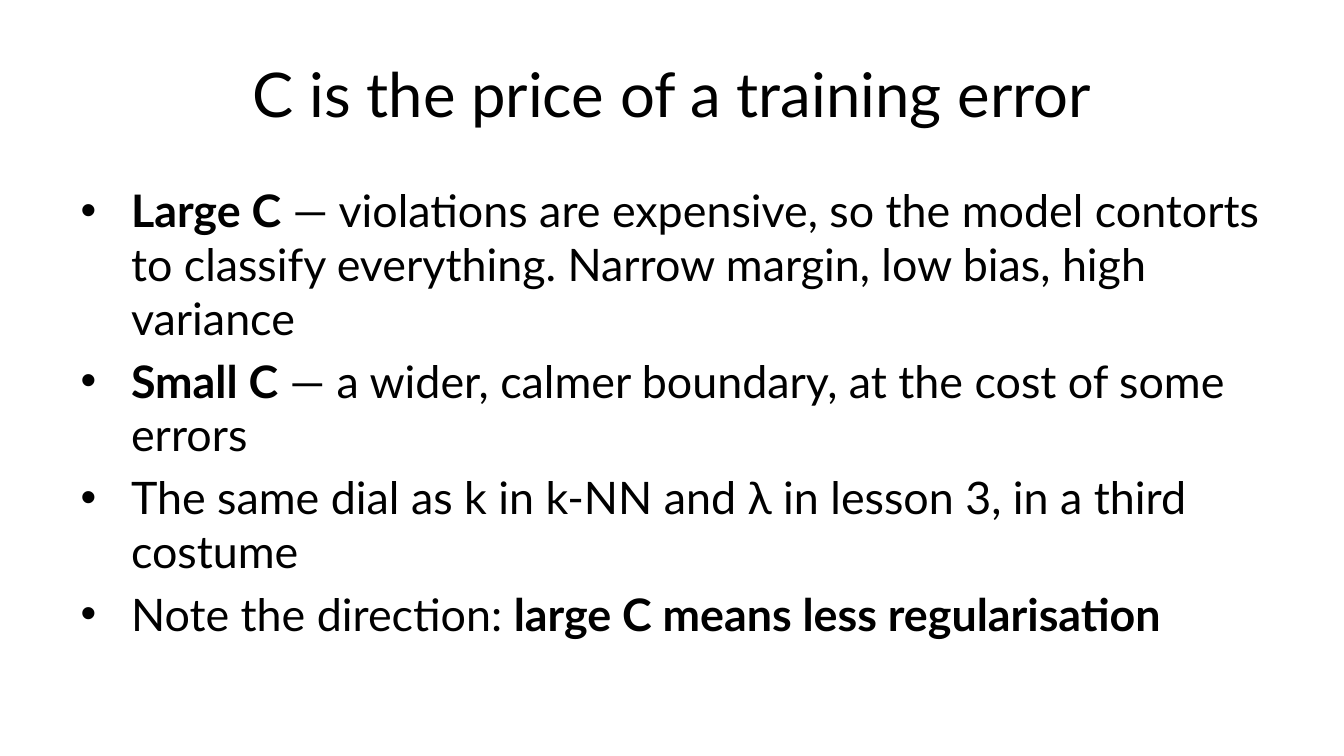
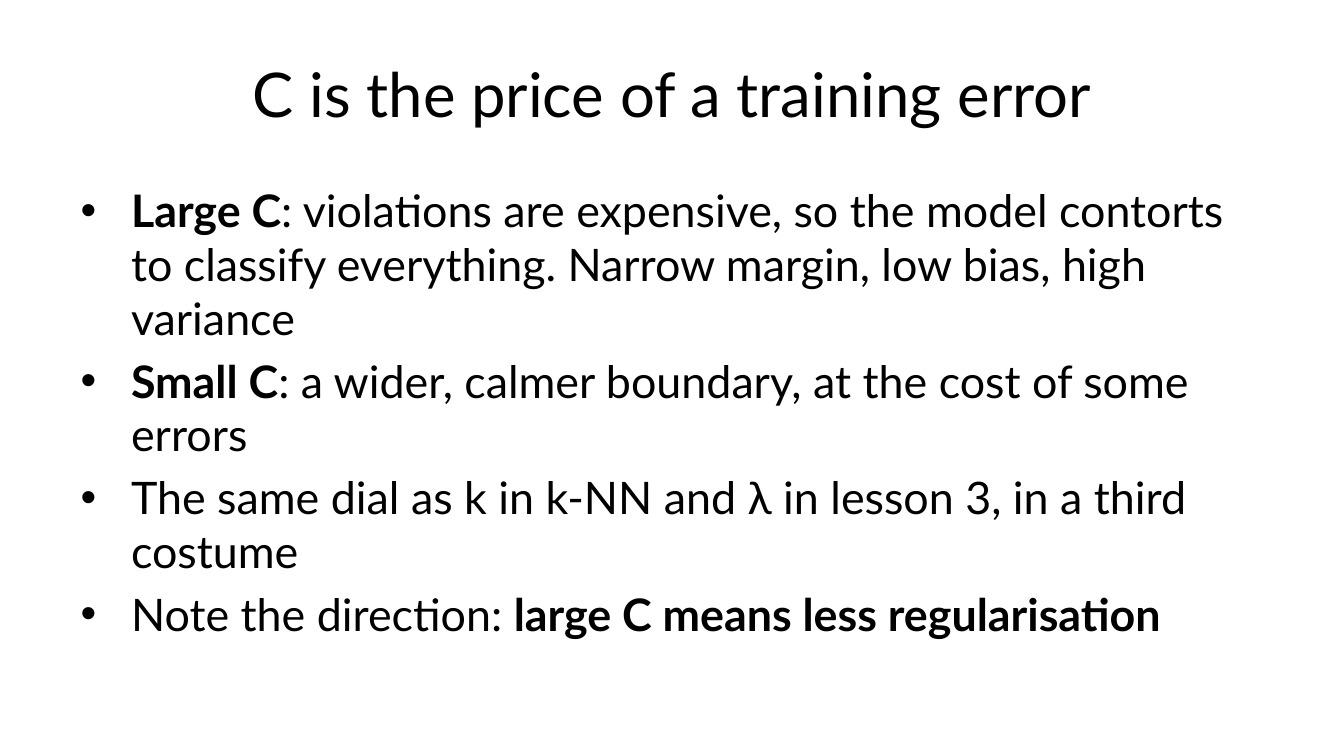
Before and after one commit to fabioantonini/technologies-for-artificial-intelligence, a slide deck: slide 39 of Lessons/06_knn_naive_bayes_svm/Slides/knn_naive_bayes_svm_slides.pptx. Drawn at 1344x756 pixels with LibreOffice and Linux fonts; fonts in the diff are those of the drawing; background and template pictures are left out. Boxes give left, top, right and bottom in pixels: in the first picture for what was removed or moved away, otherwise in the second. Text is boxed around its words. In the diff, an @@ line names an element or a change of style, - is before the commit and + after.

```diff
--- a/Lessons/06_knn_naive_bayes_svm/Slides/knn_naive_bayes_svm_slides.pptx
+++ b/Lessons/06_knn_naive_bayes_svm/Slides/knn_naive_bayes_svm_slides.pptx
@@ text at [131, 194, 1223, 452]: text changed @@
-• Large C — violations are expensive, so the model contorts to classify everything. Narrow margin, low bias, high variance
-• Small C — a wider, calmer boundary, at the cost of some errors
+• Large C: violations are expensive, so the model contorts to classify everything. Narrow margin, low bias, high variance
+• Small C: a wider, calmer boundary, at the cost of some errors
```
Also in this commit, not shown: 16 other slides changed, 27 other files.
